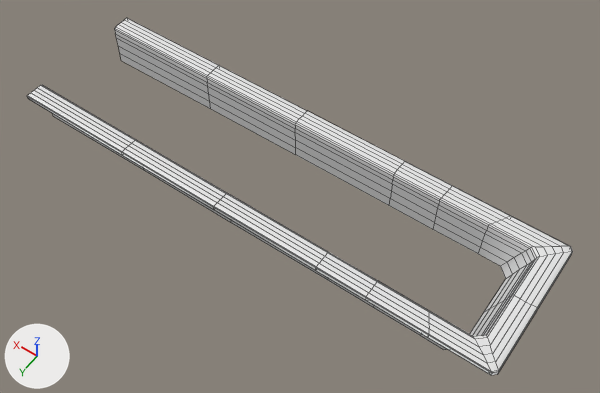
One commit to the FBX model Assets/Models/Bath01.fbx: the scene before it, then after it.
Camera for both pictures: a 50 mm camera at (-1.13, 2.09, 3.78) aimed at (0.37, -0.01, 0.48). Every picture has the same lights, and +X, +Y and +Z are marked at lower left. Mesh edges are drawn as thin lines. Where no turn or scale is listed for an object, it has been applied to the vertices. Vertices at the same position are counted once.

In view in the first picture: 'Bath01'.
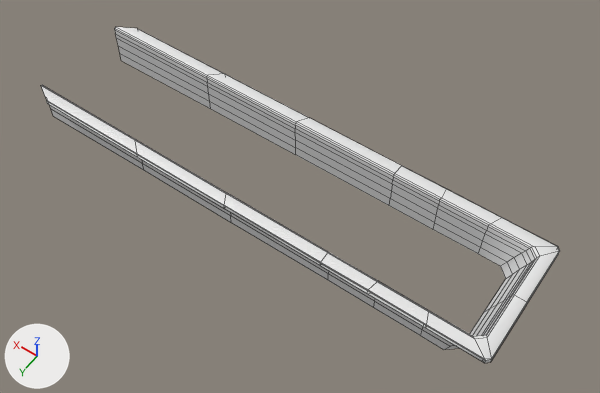
Diff of the bpy script that builds the scene:
```diff
--- a/Assets/Models/Bath01.fbx.py
+++ b/Assets/Models/Bath01.fbx.py
@@ me_cube_001 @@
 # used by ob_bath01; location = (0.0, 0.0, 0.0)
-me_cube_001.from_pydata(...)  # 272 vertices, 240 faces; spans x -0.9..1.85, y -0.38..0.38, z 0.4..0.65
+me_cube_001.from_pydata(...)  # 238 vertices, 208 faces; spans x -0.85..1.85, y -0.35..0.35, z 0.4..0.65
+# me_cube_001 part 1
+# 51 vertices are removed from x -0.9..1.85, y -0.38..0.38, z 0.63..0.65
+# 48 faces are deleted
+# 4 vertices in x -0.9..-0.88, y -0.38..-0.36, z 0.65 move by (0.05, 0.03, -0.02)
+# 4 vertices in x -0.9..-0.88, y 0.36..0.38, z 0.65 move by (0.05, -0.03, -0.02)
+# 3 vertices in x -0.87, y -0.33..0.33, z 0.65 move by (0.02, 0.0, 0.0)
+# 74 vertices move from x -0.9..1.85, y -0.38..0.38, z 0.65 to x -0.85..1.74, y -0.35..0.35, z 0.63..0.65
+# 17 vertices are added at x -0.82..1.74, y -0.34..0.34, z 0.63
+# 16 new faces join them
 me_cube_001.materials.append(mat_mr_bath01)
```

Pixel boxes (x1, y1, x2, y2) of what changed, in the pictures (600 x 393 px):
'Bath01', reshaped: before (27, 18, 573, 375); after (41, 27, 560, 363)
part 1 of me_cube_001, cut back: before (27, 30, 573, 375)
